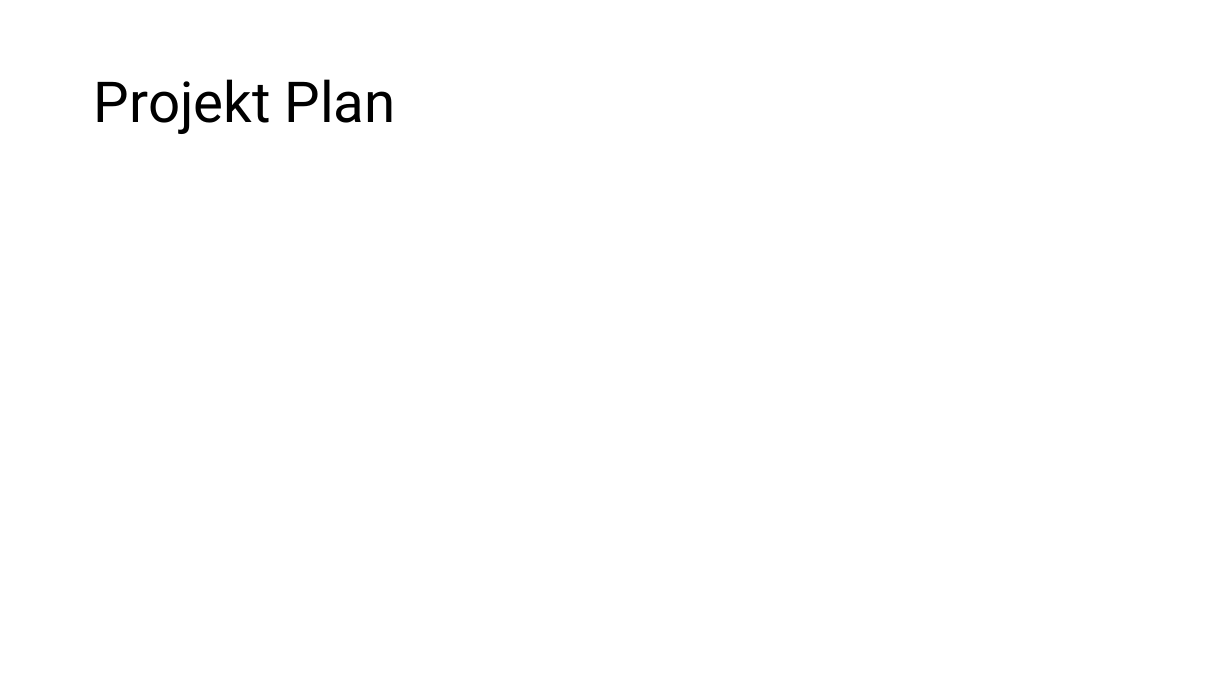
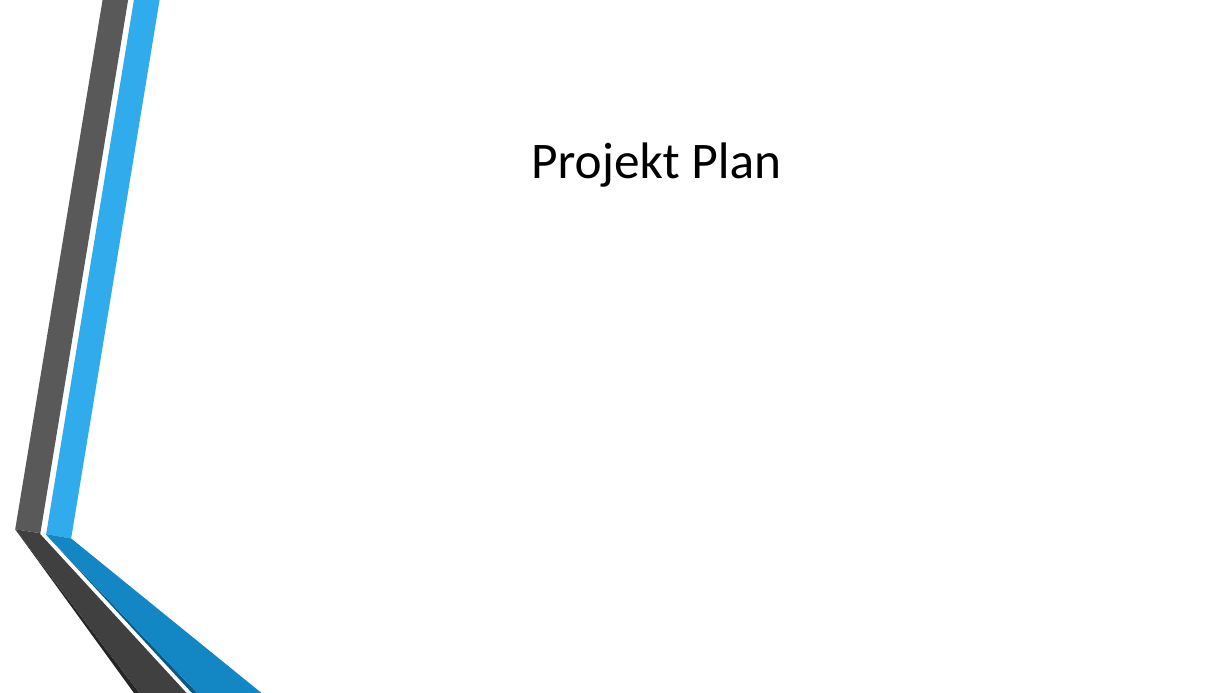
Before and after one commit to verifizieren/iGOAT, a slide deck: slide 8 of Presentation/Gruppe10(Präsentation1).pptx. Drawn at 1232x693 pixels with LibreOffice and Linux fonts; fonts in the diff are those of the drawing; background and template pictures are left out. Boxes give left, top, right and bottom in pixels: in the first picture for what was removed or moved away, otherwise in the second. Text is boxed around its words. In the diff, an @@ line names an element or a change of style, - is before the commit and + after.

```diff
--- a/Presentation/Gruppe10(Präsentation1).pptx
+++ b/Presentation/Gruppe10(Präsentation1).pptx
@@ title "Projekt Plan": place and size @@
-title "Projekt Plan" at [94,79,396,134]
+title "Projekt Plan" at [531,142,781,187]
@@ title "Projekt Plan" at [531,142,781,187]: size 44 to 40 pt, font Roboto to Calibri; alignment left to centre; line spacing 0.9 to 1 @@
@@ group added at [15,0,262,693]: 6 freeform shapes @@
```
Also in this commit, not shown: 7 other slides changed.
